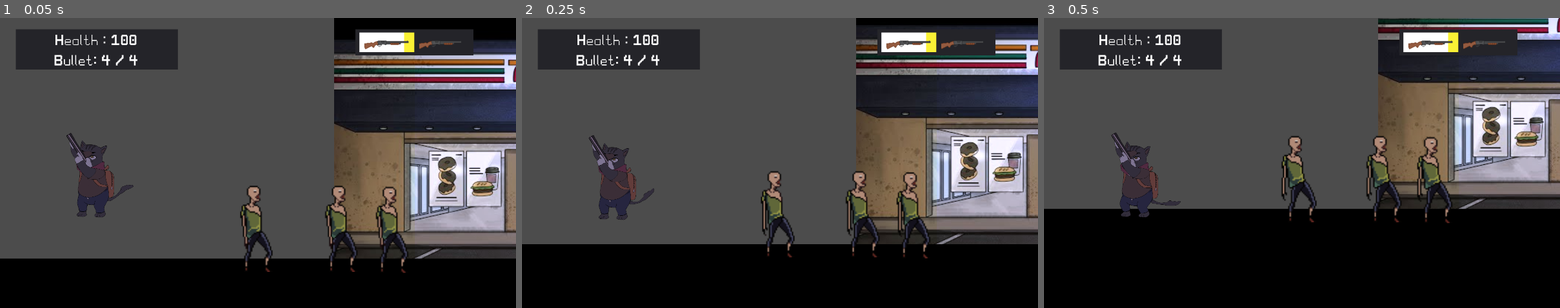
Above: before the commit, frames 1-3 (left to right).
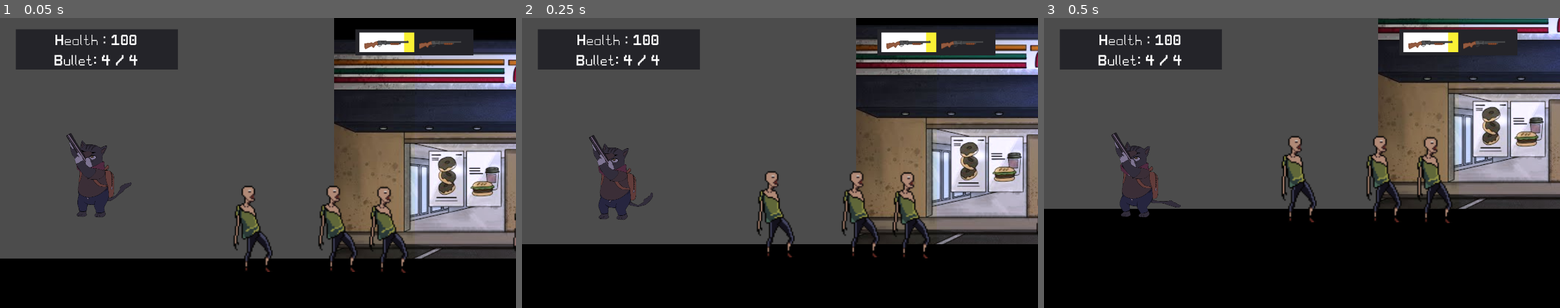
Above: after the commit, the same moments.

Repository: jjartssss/Shotgun-Glors
Game: Godot game, scene res://scenes/TestMap.tscn
Two runs of this game, one before a commit and one after it. Both use one fixed random seed, a clock stepped at 60 frames per second and the inputs below. The engine's default icon, where the game draws it, is replaced by a stand-in: a white triangle on a blue panel in a dark square.
Inputs:
- Up to frame 1 (0.05 s): no input
- Up to frame 2 (0.25 s): no input
- Up to frame 3 (0.5 s): no input

The runs differ from the first frame. In frame 1, 2.0% of the frame differs, in the area x 13-100%, y 39-81%; in frame 2, 1.7%; in frame 3, less than 0.1%.

Commit message:
Added blood splatter

Diff:
--- a/HitCollider.gd
+++ b/HitCollider.gd
@@ -7,15 +7,35 @@
 export(NodePath) var healthPath
 var healthManager : EnemyHealth
 
+export(NodePath) var animationPath
+var animPlayer : AnimationPlayer
+
+
+# Blood effect
+var bloodEffect = load("res://prefabs/FX/Zombie/BloodSplatter1.tscn")
+
+
 func _ready():
 	if hitCollisionPath != null:
 		hitCollider = get_node(hitCollisionPath)
 	if healthPath != null:
 		healthManager = get_node(healthPath)
+	if animationPath != null:
+		animPlayer = get_node(animationPath)
 
 
 func _on_HitCollider_area_entered(area):
 	if area.is_in_group("Bullet"):
+		var bloodInstance = bloodEffect.instance()
+		get_tree().current_scene.add_child(bloodInstance)
+		bloodInstance.global_position = area.global_position
+#		bloodInstance.rotation = global_position.angle_to_point(area.global_position)
+		if area.global_position.x > global_position.x:
+			bloodInstance.scale.x = 1
+		else:
+			bloodInstance.scale.x = -1
+
+		animPlayer.play("hit_normal")
 		var bullet : RegularBullet = area
 		healthManager.DamageHealth(bullet.bulletDamage)
 		print("Damage taken " + str(bullet.bulletDamage))
--- /dev/null
+++ b/prefabs/FX/Zombie/BloodSplatter1.gd
@@ -0,0 +1,12 @@
+extends Particles2D
+
+
+
+func _on_Timer_timeout():
+	set_process(false)
+	set_physics_process(false)
+	set_process_input(false)
+	set_process_internal(false)
+	set_process_unhandled_input(false)
+	set_process_unhandled_key_input(false)
+	emitting = false
--- /dev/null
+++ b/prefabs/FX/Zombie/BloodSplatter1.tscn
@@ -0,0 +1,42 @@
+[gd_scene load_steps=8 format=2]
+
+[ext_resource path="res://prefabs/FX/Zombie/BloodSplatter1.gd" type="Script" id=1]
+[ext_resource path="res://assets/blood.png" type="Texture" id=2]
+
+[sub_resource type="Gradient" id=1]
+offsets = PoolRealArray( 0, 0.980645 )
+colors = PoolColorArray( 0.968259, 0.0453871, 0.0453871, 1, 0.569821, 0.0378397, 0.0378397, 1 )
+
+[sub_resource type="GradientTexture" id=2]
+gradient = SubResource( 1 )
+
+[sub_resource type="Curve" id=3]
+_data = [ Vector2( 0, 0.682554 ), 0.0, 0.0, 0, 0, Vector2( 1, 0.146191 ), 0.0, 0.0, 0, 0 ]
+
+[sub_resource type="CurveTexture" id=4]
+curve = SubResource( 3 )
+
+[sub_resource type="ParticlesMaterial" id=5]
+flag_disable_z = true
+gravity = Vector3( 0, 500, 0 )
+initial_velocity = 1000.0
+initial_velocity_random = 1.0
+orbit_velocity = 0.0
+orbit_velocity_random = 0.0
+scale = 2.0
+scale_curve = SubResource( 4 )
+color_initial_ramp = SubResource( 2 )
+
+[node name="BloodSplatter" type="Particles2D"]
+amount = 32
+explosiveness = 1.0
+process_material = SubResource( 5 )
+texture = ExtResource( 2 )
+script = ExtResource( 1 )
+
+[node name="Timer" type="Timer" parent="."]
+wait_time = 0.15
+one_shot = true
+autostart = true
+
+[connection signal="timeout" from="Timer" to="." method="_on_Timer_timeout"]
--- a/prefabs/Zombies/TestEnemy.tscn
+++ b/prefabs/Zombies/TestEnemy.tscn
@@ -58,6 +58,22 @@
 [sub_resource type="RectangleShape2D" id=10]
 extents = Vector2( 55, 156 )
 
+[sub_resource type="Animation" id=12]
+resource_name = "hit_normal"
+length = 0.3
+tracks/0/type = "value"
+tracks/0/path = NodePath("AnimatedSprite:self_modulate")
+tracks/0/interp = 1
+tracks/0/loop_wrap = true
+tracks/0/imported = false
+tracks/0/enabled = true
+tracks/0/keys = {
+"times": PoolRealArray( 0, 0.3 ),
+"transitions": PoolRealArray( 1, 1 ),
+"update": 0,
+"values": [ Color( 1, 0, 0, 1 ), Color( 1, 1, 1, 1 ) ]
+}
+
 [node name="TestEnemy" type="KinematicBody2D"]
 collision_layer = 4
 collision_mask = 4
@@ -72,7 +88,7 @@
 scale = Vector2( 5, 5 )
 frames = SubResource( 9 )
 animation = "idle"
-frame = 6
+frame = 2
 playing = true
 
 [node name="EnemyHealth" type="Node2D" parent="."]
@@ -84,7 +100,13 @@
 collision_layer = 2
 collision_mask = 2
 healthPath = NodePath("../EnemyHealth")
+animationPath = NodePath("../AnimationPlayer")
 
 [node name="CollisionShape2D" type="CollisionShape2D" parent="HitCollider"]
 position = Vector2( 0, -155 )
 shape = SubResource( 10 )
+
+[node name="StateMachine" type="Node2D" parent="."]
+
+[node name="AnimationPlayer" type="AnimationPlayer" parent="."]
+anims/hit_normal = SubResource( 12 )
--- a/prefabs/player/Roger.tscn
+++ b/prefabs/player/Roger.tscn
@@ -138,7 +138,6 @@
 scale = Vector2( 0.5, 0.5 )
 frames = SubResource( 1 )
 animation = "stand_idle"
-frame = 9
 playing = true
 offset = Vector2( -122, -280 )
 
@@ -156,7 +155,7 @@
 scale = Vector2( 0.5, 0.5 )
 frames = SubResource( 2 )
 animation = "idle"
-frame = 4
+frame = 5
 playing = true
 offset = Vector2( 74, -4 )
 
Binary file added: assets/blood.png
Not shown, added: assets/blood.png.import
Not shown: 1 places in prefabs/Zombies/TestEnemy.tscn that only renumber resources
